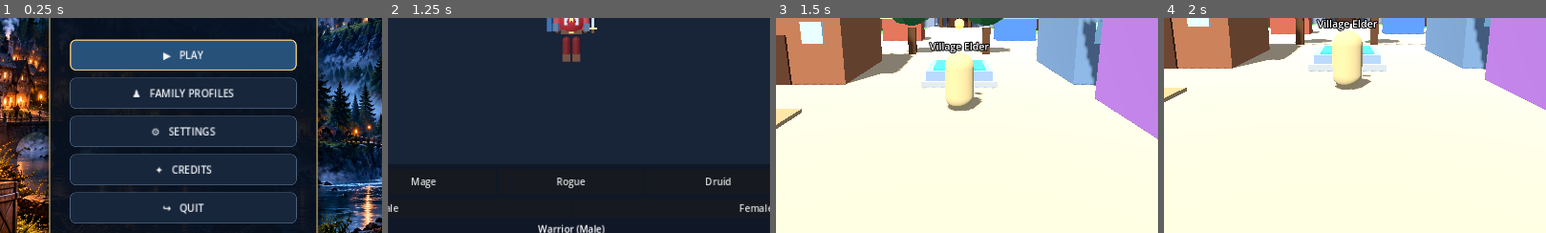
Above: before the commit, frames 1-4 (left to right).
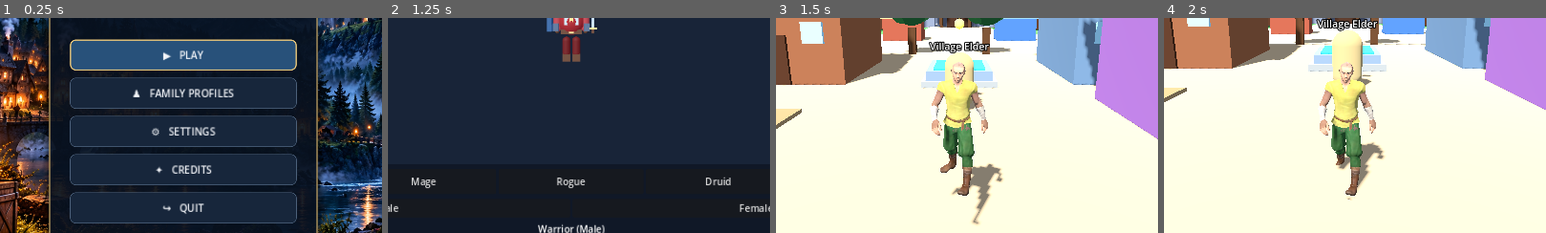
Above: after the commit, the same moments.

Repository: joeywhipple5-dot/Family-Quest
Game: Godot game, scene res://scenes/MainMenu.tscn
The game is run twice, just before and just after one commit, with the same random seed, the same clock (stepped at 60 frames per second) and the same inputs.
Inputs:
- Up to frame 1 (0.25 s): no input
- Up to frame 2 (1.25 s): click "▶ PLAY" at 0.5 s
- Up to frame 3 (1.5 s): click "BEGIN ADVENTURE" at 1.25 s
- Up to frame 4 (2 s): no input
The pictures show only the part of the screen within x 26-76%, y 38-88%; the shares and areas given below are measured in that part.

Frames 1-2 are identical in both runs. In frame 3, 5.2% of the frame differs, in the area x 40-60%, y 20-97%; in frame 4, 4.7%.
Error in both runs: Invalid call. Nonexistent 'int' constructor. (res://main.gd:1061)

Commit message:
Update character model path and improve health logic

Diff:
--- a/player.gd
+++ b/player.gd
@@ -7,7 +7,7 @@
 
 @export_group("Character")
 @export_file("*.glb", "*.tscn")
-var character_scene_path: String = "res://artwork/FamilyQuest_RSDW_Male_Walk_Animated.glb"
+var character_scene_path: String = "res://artwork/FamilyQuest_Walk_Animation_Fresh_Download.glb"
 @export var character_scale: float = 1.0
 @export_range(-180.0, 180.0, 1.0)
 var model_forward_offset_degrees: float = 180.0
@@ -50,6 +50,7 @@
 var _model_root: Node3D
 var _skeleton: Skeleton3D
 var _animation_player: AnimationPlayer
+
 var _walk_animation_name: StringName = &""
 var _idle_animation_name: StringName = &""
 var _death_animation_name: StringName = &""
@@ -63,19 +64,27 @@
 
 
 func _ready() -> void:
-	current_health = clampi(max_health, 1, max_health)
+	max_health = maxi(1, max_health)
+	respawn_health = clampi(respawn_health, 1, max_health)
+	current_health = max_health
+
 	_create_collision()
 	_load_character()
 	_create_camera()
 	_create_mobile_controls()
 	_find_animations()
+
 	health_changed.emit(current_health, max_health)
 
 
 func _physics_process(delta: float) -> void:
 	if is_dead:
-		velocity.x = move_toward(velocity.x, 0.0, deceleration * delta)
-		velocity.z = move_toward(velocity.z, 0.0, deceleration * delta)
+		velocity.x = move_toward(
+			velocity.x, 0.0, deceleration * delta
+		)
+		velocity.z = move_toward(
+			velocity.z, 0.0, deceleration * delta
+		)
 
 		if not is_on_floor():
 			velocity.y -= gravity_strength * delta
@@ -88,13 +97,23 @@
 
 	var input_dir := _move_input.limit_length(1.0)
 	var camera_basis := Basis(Vector3.UP, _camera_yaw)
-	var world_move := camera_basis * Vector3(input_dir.x, 0.0, input_dir.y)
+	var world_move := camera_basis * Vector3(
+		input_dir.x, 0.0, input_dir.y
+	)
+
 	world_move.y = 0.0
 	world_move = world_move.limit_length(1.0)
 
-	var rate := acceleration if world_move.length_squared() > 0.001 else deceleration
-	velocity.x = move_toward(velocity.x, world_move.x * move_speed, rate * delta)
-	velocity.z = move_toward(velocity.z, world_move.z * move_speed, rate * delta)
+	var rate := acceleration
+	if world_move.length_squared() <= 0.001:
+		rate = deceleration
+
+	velocity.x = move_toward(
+		velocity.x, world_move.x * move_speed, rate * delta
+	)
+	velocity.z = move_toward(
+		velocity.z, world_move.z * move_speed, rate * delta
+	)
 
 	if not is_on_floor():
 		velocity.y -= gravity_strength * delta
@@ -104,6 +123,7 @@
 	if world_move.length_squared() > 0.001:
 		var target_yaw := atan2(-world_move.x, -world_move.z)
 		target_yaw += deg_to_rad(model_forward_offset_degrees)
+
 		rotation.y = lerp_angle(
 			rotation.y,
 			target_yaw,
@@ -111,6 +131,7 @@
 		)
 
 	move_and_slide()
+
 	_update_character_animation(world_move.length() > 0.1)
 	_update_camera()
 
@@ -122,13 +143,13 @@
 		if touch.pressed:
 			var screen_size := get_viewport().get_visible_rect().size
 
-			if touch.position.x < screen_size.x * 0.48 and _joystick_touch_id == -1:
-				_joystick_touch_id = touch.index
-				_joystick_center = _get_joystick_screen_center()
-				_update_joystick_from_position(touch.position)
-				_update_joystick_visual(touch.position)
-
-			elif touch.position.x >= screen_size.x * 0.48 and _camera_touch_id == -1:
+			if touch.position.x < screen_size.x * 0.48:
+				if _joystick_touch_id == -1:
+					_joystick_touch_id = touch.index
+					_joystick_center = _get_joystick_screen_center()
+					_update_joystick_from_position(touch.position)
+					_update_joystick_visual(touch.position)
+			elif _camera_touch_id == -1:
 				_camera_touch_id = touch.index
 		else:
 			if touch.index == _joystick_touch_id:
@@ -145,14 +166,14 @@
 		if drag.index == _joystick_touch_id:
 			_update_joystick_from_position(drag.position)
 			_update_joystick_visual(drag.position)
-
 		elif drag.index == _camera_touch_id:
 			set_camera_touch_delta(drag.relative)
 
 	elif event is InputEventKey:
 		var key := event as InputEventKey
-		if key.pressed and key.keycode == KEY_SPACE:
-			if is_on_floor() and not is_dead:
+
+		if key.pressed and not key.echo:
+			if key.keycode == KEY_SPACE and is_on_floor() and not is_dead:
 				velocity.y = jump_velocity
 
 
@@ -162,11 +183,13 @@
 
 func set_camera_touch_delta(delta: Vector2) -> void:
 	_camera_yaw -= delta.x * camera_sensitivity
+
 	_camera_pitch = clampf(
 		_camera_pitch - delta.y * camera_sensitivity,
 		deg_to_rad(camera_min_pitch_degrees),
 		deg_to_rad(camera_max_pitch_degrees)
 	)
+
 	_apply_camera_rotation()
 
 
@@ -206,8 +229,12 @@
 	health_changed.emit(current_health, max_health)
 	_update_health_label()
 
-	if _animation_player != null and _idle_animation_name != &"":
-		_animation_player.play(_idle_animation_name)
+	if _animation_player != null:
+		if _idle_animation_name != &"":
+			_animation_player.play(_idle_animation_name)
+		elif _walk_animation_name != &"":
+			_animation_player.play(_walk_animation_name)
+			_animation_player.pause()
 
 	player_revived.emit()
 
@@ -235,12 +262,19 @@
 
 func _load_character() -> void:
 	if not ResourceLoader.exists(character_scene_path):
-		push_warning("Player model not found: " + character_scene_path)
-		return
-
-	var packed := load(character_scene_path) as PackedScene
+		push_warning(
+			"Player model not found: " + character_scene_path
+		)
+		return
+
+	var resource := load(character_scene_path)
+	var packed := resource as PackedScene
+
 	if packed == null:
-		push_warning("Could not load player model as a PackedScene.")
+		push_warning(
+			"Could not load character as a PackedScene: "
+			+ character_scene_path
+		)
 		return
 
 	_model_root = Node3D.new()
@@ -270,43 +304,53 @@
 
 
 func _find_animations() -> void:
+	_walk_animation_name = &""
+	_idle_animation_name = &""
+	_death_animation_name = &""
+
 	if _animation_player == null:
-		push_warning("No AnimationPlayer found in the character model.")
+		push_warning(
+			"No AnimationPlayer found in the character model."
+		)
 		return
 
 	var animations := _animation_player.get_animation_list()
 
 	for animation_name in animations:
-		var name_lower := String(animation_name).to_lower()
+		var animation_text := String(animation_name).to_lower()
 
 		if _walk_animation_name == &"":
-			if name_lower == "walk" or name_lower.contains("walk_fwd") or name_lower.contains("walk_forward"):
+			if (
+				animation_text.contains("walk")
+				or animation_text.contains("run")
+			):
 				_walk_animation_name = StringName(animation_name)
 
 		if _idle_animation_name == &"":
-			if name_lower.contains("idle") or name_lower.contains("stand"):
+			if (
+				animation_text.contains("idle")
+				or animation_text.contains("stand")
+			):
 				_idle_animation_name = StringName(animation_name)
 
 		if _death_animation_name == &"":
-			if name_lower.contains("death") or name_lower.contains("die"):
+			if (
+				animation_text.contains("death")
+				or animation_text.contains("die")
+			):
 				_death_animation_name = StringName(animation_name)
-
-	if _walk_animation_name == &"":
-		for animation_name in animations:
-			var name_lower := String(animation_name).to_lower()
-			if name_lower.contains("walk") or name_lower.contains("run"):
-				_walk_animation_name = StringName(animation_name)
-				break
 
 	if _idle_animation_name != &"":
 		_animation_player.play(_idle_animation_name)
 	elif _walk_animation_name != &"":
 		_animation_player.play(_walk_animation_name)
-		_animation_player.seek(0.0, true)
 		_animation_player.pause()
 
 	if _walk_animation_name == &"":
-		push_warning("No walk animation found. Animations: " + str(animations))
+		push_warning(
+			"No walk animation found. Available animations: "
+			+ str(animations)
+		)
 	else:
 		print("Using walk animation: ", _walk_animation_name)
 
@@ -315,47 +359,66 @@
 	if _animation_player == null:
 		return
 
-	if _walk_animation_name == &"":
-		return
-
 	if moving:
-		if _animation_player.current_animation != String(_walk_animation_name) or not _animation_player.is_playing():
+		if _walk_animation_name == &"":
+			return
+
+		if (
+			_animation_player.current_animation
+			!= String(_walk_animation_name)
+			or not _animation_player.is_playing()
+		):
 			_animation_player.play(_walk_animation_name)
+
 	elif _idle_animation_name != &"":
-		if _animation_player.current_animation != String(_idle_animation_name):
+		if (
+			_animation_player.current_animation
+			!= String(_idle_animation_name)
+		):
 			_animation_player.play(_idle_animation_name)
-	else:
-		if _animation_player.current_animation != String(_walk_animation_name):
+
+	elif _walk_animation_name != &"":
+		if (
+			_animation_player.current_animation
+			!= String(_walk_animation_name)
+			or _animation_player.is_playing()
+		):
 			_animation_player.play(_walk_animation_name)
-
-		_animation_player.seek(0.0, true)
-		_animation_player.pause()
+			_animation_player.seek(0.0, true)
+			_animation_player.pause()
 
 
 func _create_camera() -> void:
 	_camera_pivot = Node3D.new()
 	_camera_pivot.name = "CameraPivot"
 	add_child(_camera_pivot)
+
 	_camera_pivot.top_level = true
-
-	_camera_pivot.global_position = global_position + Vector3(0.0, camera_height, 0.0)
+	_camera_pivot.global_position = (
+		global_position + Vector3(0.0, camera_height, 0.0)
+	)
 
 	_camera = Camera3D.new()
 	_camera.name = "PlayerCamera"
 	_camera.position = Vector3(0.0, 0.0, camera_distance)
 	_camera.current = true
 	_camera_pivot.add_child(_camera)
+
 	_apply_camera_rotation()
 
 
 func _apply_camera_rotation() -> void:
 	if _camera_pivot != null:
-		_camera_pivot.rotation = Vector3(_camera_pitch, _camera_yaw, 0.0)
+		_camera_pivot.rotation = Vector3(
+			_camera_pitch, _camera_yaw, 0.0
+		)
 
 
 func _update_camera() -> void:
 	if _camera_pivot != null:
-		_camera_pivot.global_position = global_position + Vector3(0.0, camera_height, 0.0)
+		_camera_pivot.global_position = (
+			global_position + Vector3(0.0, camera_height, 0.0)
+		)
 		_apply_camera_rotation()
 
 
@@ -370,7 +433,6 @@
 	root.mouse_filter = Control.MOUSE_FILTER_IGNORE
 	_hud_layer.add_child(root)
 
-	# CIRCULAR ANALOG BASE
 	_joystick_base = Panel.new()
 	_joystick_base.name = "JoystickBase"
 	_joystick_base.size = Vector2(150, 150)
@@ -389,10 +451,10 @@
 	base_style.border_width_right = 3
 	base_style.border_width_bottom = 3
 	base_style.border_color = Color(0.85, 0.92, 1.0, 0.8)
+
 	_joystick_base.add_theme_stylebox_override("panel", base_style)
 	root.add_child(_joystick_base)
 
-	# CIRCULAR MOVING KNOB
 	_joystick_knob = Panel.new()
 	_joystick_knob.name = "JoystickKnob"
 	_joystick_knob.size = Vector2(58, 58)
@@ -410,6 +472,7 @@
 	knob_style.border_width_right = 2
 	knob_style.border_width_bottom = 2
 	knob_style.border_color = Color.WHITE
+
 	_joystick_knob.add_theme_stylebox_override("panel", knob_style)
 	_joystick_base.add_child(_joystick_knob)
 
@@ -419,6 +482,7 @@
 	_health_label.add_theme_font_size_override("font_size", 24)
 	_health_label.add_theme_color_override("font_color", Color.WHITE)
 	root.add_child(_health_label)
+
 	_update_health_label()
 
 
@@ -430,7 +494,11 @@
 func _update_joystick_from_position(screen_position: Vector2) -> void:
 	var offset := screen_position - _joystick_center
 	offset = offset.limit_length(_joystick_radius)
-	_move_input = Vector2(offset.x / _joystick_radius, offset.y / _joystick_radius).limit_length(1.0)
+
+	_move_input = Vector2(
+		offset.x / _joystick_radius,
+		offset.y / _joystick_radius
+	).limit_length(1.0)
 
 
 func _update_joystick_visual(screen_position: Vector2) -> void:
@@ -439,6 +507,7 @@
 
 	var offset := screen_position - _get_joystick_screen_center()
 	offset = offset.limit_length(_joystick_radius)
+
 	_joystick_knob.position = Vector2(46.0, 46.0) + offset
 
 
@@ -449,7 +518,9 @@
 
 func _update_health_label() -> void:
 	if _health_label != null:
-		_health_label.text = "HP  %d / %d" % [current_health, max_health]
+		_health_label.text = "HP  %d / %d" % [
+			current_health, max_health
+		]
 
 
 func _die() -> void:
@@ -457,9 +528,15 @@
 		return
 
 	is_dead = true
+	current_health = 0
 	velocity = Vector3.ZERO
 
-	if _animation_player != null and _death_animation_name != &"":
-		_animation_player.play(_death_animation_name)
+	if _animation_player != null:
+		if _death_animation_name != &"":
+			_animation_player.play(_death_animation_name)
+		elif _idle_animation_name != &"":
+			_animation_player.play(_idle_animation_name)
+		elif _walk_animation_name != &"":
+			_animation_player.pause()
 
 	player_died.emit()
